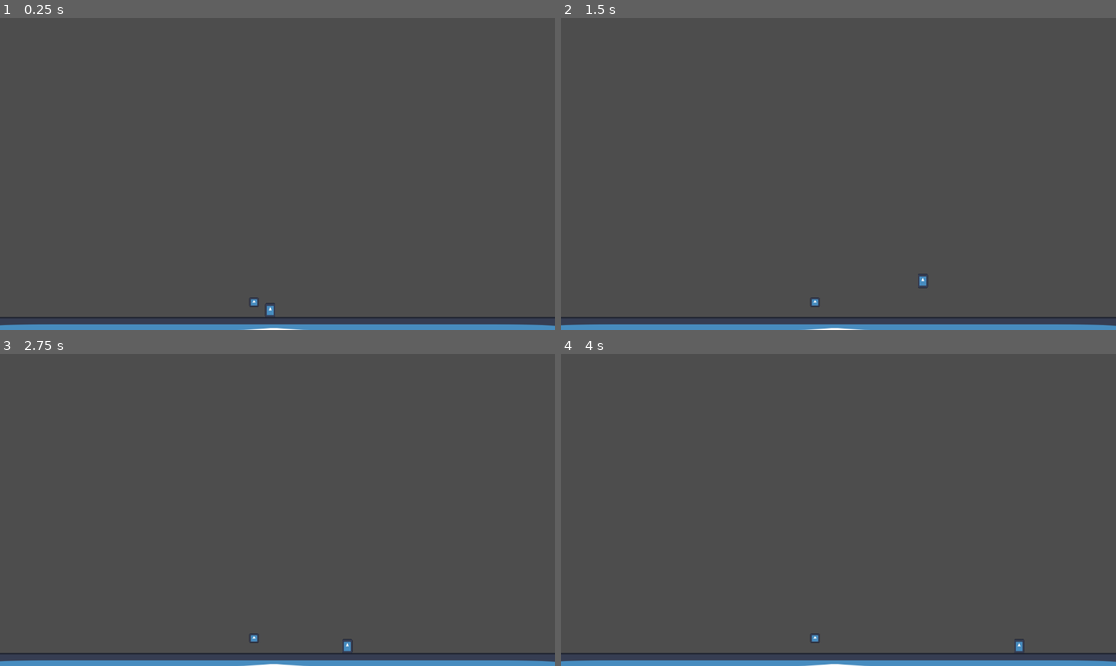
Above: before the commit, frames 1-4 (two rows, left to right).
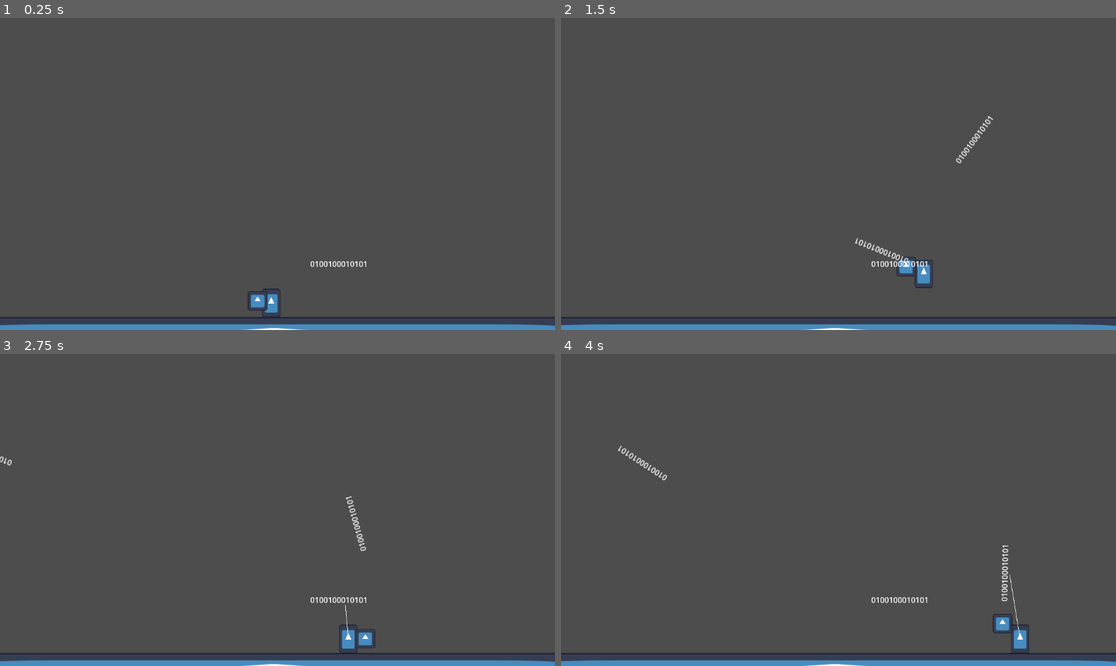
Above: after the commit, the same moments.

Repository: ericlamkf/macamYes-GameJam-2026
Game: Godot game, scene res://scenes/Main.tscn
The game is run twice, just before and just after one commit, with the same random seed, the same clock (stepped at 60 frames per second) and the same inputs. The engine's default icon, where the game draws it, is replaced by a stand-in: a white triangle on a blue panel in a dark square.
Inputs (mouse positions are in pixels of both pictures, inside the frame that each line leads up to):
- Up to frame 1 (0.25 s): no input
- Up to frame 2 (1.5 s): tap Enter at 0.5 s; move the mouse to (960, 158) at 0.52 s; hold C (copy, bound only after the commit) 0.53-1.28 s; hold D (move_right) from 0.53 s (still down); tap Space (jump) at 0.77 s; tap V (paste, bound only after the commit) at 0.8, 1.35 s; move the mouse to (727, 189) at 1.27 s
- Up to frame 3 (2.75 s): tap Space (jump) at 1.52 s; tap C (copy, bound only after the commit) at 1.55 s; move the mouse to (333, 441) at 2.02 s; release D (move_right) at 2.03 s; hold A (move_left) from 2.03 s (still down); hold C (copy, bound only after the commit) from 2.03 s (still down); tap V (paste, bound only after the commit) at 2.3 s
- Up to frame 4 (4 s): move the mouse to (810, 572) at 2.77 s; release A (move_left) at 2.78 s; release C (copy, bound only after the commit) at 2.78 s; hold D (move_right) from 2.78 s (still down); tap V (paste, bound only after the commit) at 2.85, 3.8 s; tap Space (jump) at 3.02, 3.77 s; tap C (copy, bound only after the commit) at 3.05 s; move the mouse to (1005, 556) at 3.52 s; hold C (copy, bound only after the commit) from 3.53 s (still down)

The runs differ from the first frame. In frame 1, 0.4% of the frame differs, in the area x 44-66%, y 77-96%; in frame 2, 0.7%; in frame 3, 0.6%; in frame 4, 0.7%, in the area x 10-85%, y 29-96%.

Commit message:
Done with copy and paste function

Diff:
--- a/project.godot
+++ b/project.godot
@@ -36,6 +36,16 @@
 "events": [Object(InputEventKey,"resource_local_to_scene":false,"resource_name":"","device":-1,"window_id":0,"alt_press …(191 unchanged characters)…
 ]
 }
+copy={
+"deadzone": 0.2,
+"events": [Object(InputEventKey,"resource_local_to_scene":false,"resource_name":"","device":-1,"window_id":0,"alt_pressed":false,"shift_pressed":false,"ctrl_pressed":false,"meta_pressed":false,"pressed":false,"keycode":0,"physical_keycode":67,"key_label":0,"unicode":99,"location":0,"echo":false,"script":null)
+]
+}
+paste={
+"deadzone": 0.2,
+"events": [Object(InputEventKey,"resource_local_to_scene":false,"resource_name":"","device":-1,"window_id":0,"alt_pressed":false,"shift_pressed":false,"ctrl_pressed":false,"meta_pressed":false,"pressed":false,"keycode":0,"physical_keycode":86,"key_label":0,"unicode":118,"location":0,"echo":false,"script":null)
+]
+}
 
 [physics]
 
--- a/scenes/CtrlEntity.tscn
+++ b/scenes/CtrlEntity.tscn
@@ -4,17 +4,19 @@
 [ext_resource type="Script" uid="uid://b5ft163ay3k7" path="res://scripts/ctrl_entity.gd" id="1_jsegu"]
 
 [sub_resource type="RectangleShape2D" id="RectangleShape2D_jsegu"]
+size = Vector2(40, 40)
 
 [node name="CtrlEntity" type="Node2D" unique_id=1472873674]
 script = ExtResource("1_jsegu")
-max_distance = 100
+max_distance = 300
 
 [node name="Sprite2D" type="Sprite2D" parent="." unique_id=554272119]
-position = Vector2(0.24999952, 0.24999952)
-scale = Vector2(0.15234378, 0.15234378)
+position = Vector2(9.536743e-07, -1.9073486e-06)
+scale = Vector2(0.31640628, 0.31640628)
 texture = ExtResource("1_icklf")
 
 [node name="Area2D" type="Area2D" parent="." unique_id=206881073]
+collision_layer = 0
 
 [node name="CollisionShape2D" type="CollisionShape2D" parent="Area2D" unique_id=1246463704]
 shape = SubResource("RectangleShape2D_jsegu")
--- a/scenes/Main.tscn
+++ b/scenes/Main.tscn
@@ -1,9 +1,10 @@
 [gd_scene format=3 uid="uid://pq7nwpyyln4r"]
 
-[ext_resource type="Script" uid="uid://kwvljhm2wnsh" path="res://scenes/main.gd" id="1_rarhs"]
+[ext_resource type="Script" uid="uid://kwvljhm2wnsh" path="res://scripts/main.gd" id="1_rarhs"]
 [ext_resource type="Texture2D" uid="uid://bhnkce5yr8d5j" path="res://icon.svg" id="1_rvslj"]
 [ext_resource type="PackedScene" uid="uid://c3bjoo3c8dlib" path="res://scenes/Player.tscn" id="2_0bbpv"]
 [ext_resource type="PackedScene" uid="uid://bh1nk2xun13s5" path="res://scenes/CtrlEntity.tscn" id="3_0bbpv"]
+[ext_resource type="PackedScene" uid="uid://bdrps8k1cu7ho" path="res://scenes/Projectile.tscn" id="5_vcsgt"]
 
 [sub_resource type="RectangleShape2D" id="RectangleShape2D_rarhs"]
 size = Vector2(1703.5, 28)
@@ -24,7 +25,10 @@
 shape = SubResource("RectangleShape2D_rarhs")
 
 [node name="Player" parent="." unique_id=1421281123 instance=ExtResource("2_0bbpv")]
-position = Vector2(-1, 14)
+position = Vector2(1, 1)
 
 [node name="CtrlEntity" parent="." unique_id=908876274 instance=ExtResource("3_0bbpv")]
-position = Vector2(-35, 1)
+position = Vector2(-51, -5)
+
+[node name="Projectile" parent="." unique_id=1952188133 instance=ExtResource("5_vcsgt")]
+position = Vector2(142, -78)
--- a/scenes/Player.tscn
+++ b/scenes/Player.tscn
@@ -4,16 +4,21 @@
 [ext_resource type="Script" uid="uid://dfa3djatwcghi" path="res://scripts/player.gd" id="1_v6fml"]
 
 [sub_resource type="CapsuleShape2D" id="CapsuleShape2D_v6fml"]
+radius = 19.0
+height = 60.0
 
 [node name="Player" type="CharacterBody2D" unique_id=1421281123]
 script = ExtResource("1_v6fml")
 
-[node name="AnimatedSprite2D" type="AnimatedSprite2D" parent="." unique_id=1819580125]
-
 [node name="Sprite2D" type="Sprite2D" parent="." unique_id=697931370]
-position = Vector2(0, 3.5762787e-07)
-scale = Vector2(0.1640625, 0.23437503)
+scale = Vector2(0.30078125, 0.4609375)
 texture = ExtResource("1_p0vlq")
 
 [node name="CollisionShape2D" type="CollisionShape2D" parent="." unique_id=689318375]
 shape = SubResource("CapsuleShape2D_v6fml")
+
+[node name="RayCast2D" type="RayCast2D" parent="." unique_id=1238663318]
+collide_with_areas = true
+
+[node name="Line2D" type="Line2D" parent="." unique_id=1179121475]
+width = 1.0
--- /dev/null
+++ b/scenes/Projectile.tscn
@@ -0,0 +1,22 @@
+[gd_scene format=3 uid="uid://bdrps8k1cu7ho"]
+
+[ext_resource type="Script" uid="uid://cod7qpu3ecwxr" path="res://scenes/projectile.gd" id="1_dprbf"]
+
+[sub_resource type="RectangleShape2D" id="RectangleShape2D_6ku62"]
+size = Vector2(119, 20)
+
+[node name="Projectile" type="Node2D" unique_id=1952188133]
+script = ExtResource("1_dprbf")
+
+[node name="Label" type="Label" parent="." unique_id=36930752]
+offset_left = -60.0
+offset_top = -12.0
+offset_right = 60.0
+offset_bottom = 11.0
+text = "0100100010101"
+
+[node name="Area2D" type="Area2D" parent="." unique_id=814716795]
+
+[node name="CollisionShape2D" type="CollisionShape2D" parent="Area2D" unique_id=1315177284]
+position = Vector2(-1.5, 0)
+shape = SubResource("RectangleShape2D_6ku62")
--- /dev/null
+++ b/scenes/projectile.gd
@@ -0,0 +1,23 @@
+extends Node2D
+
+@export var speed = 10.0
+
+func get_clipboard_data():
+	return {
+		"scene": preload("res://scenes/Projectile.tscn"),
+		"type": "projectile"
+	}
+
+var started = false
+var vector
+
+func shoot(direction, position):
+	global_position = position
+	vector = direction
+	look_at(global_position + vector)
+	vector = direction * speed
+	started = true
+
+func _physics_process(delta):
+	if(started):
+		position += vector
--- a/scripts/ctrl_entity.gd
+++ b/scripts/ctrl_entity.gd
@@ -21,12 +21,10 @@
 	if global_position.distance_to(player.global_position) <= 30:
 		return
 
-	#
-	#global_position = global_position.lerp(
-	#	player.global_position,
-	#	follow_speed * delta
-	#)
-	#
+	global_position = global_position.lerp(
+		player.global_position,
+		follow_speed * delta
+	)
 
 func check_detach():
 	if global_position.distance_to(player.global_position) > max_distance:
--- a/scripts/player.gd
+++ b/scripts/player.gd
@@ -4,8 +4,12 @@
 @export var jump_force = -400
 @export var gravity = 900
 
+@onready var copy_ray = $RayCast2D
+@onready var aim_line = $Line2D
+
 var controls_inverted_signal = false
 var controls_inverted = false
+var view_direction
 
 func _physics_process(delta):
 	# 1. Handle Gravity
@@ -33,3 +37,44 @@
 		velocity.y = jump_force
 
 	move_and_slide()
+
+func _process(delta):
+	update_copy_ray()
+	if(Input.is_action_pressed("copy")):
+		update_aim_line()
+	else:
+		aim_line.points = []
+
+	if(Input.is_action_just_pressed("paste")):
+		paste()
+
+func paste():
+	var scene: PackedScene = GameState.clipboard["scene"]
+	var instance = scene.instantiate()
+	get_parent().add_child(instance)
+	instance.shoot(view_direction, global_position)
+
+func update_copy_ray():
+	var mouse_pos = get_global_mouse_position()
+	view_direction = (mouse_pos - global_position).normalized()
+	copy_ray.target_position = view_direction * 300  # max range
+
+func update_aim_line():
+	var start = Vector2.ZERO
+	var end = copy_ray.target_position
+
+	if copy_ray.is_colliding():
+		end = to_local(copy_ray.get_collision_point())
+
+	aim_line.points = [start, end]
+
+func _input(event):
+	if event.is_action_pressed("copy"):
+		try_copy()
+
+func try_copy():
+	if copy_ray.is_colliding():
+		var target = copy_ray.get_collider().get_parent()
+		if target.has_method("get_clipboard_data"):
+			GameState.clipboard = target.get_clipboard_data()
+			print("Copied:", target.name)
Not shown, added: scenes/projectile.gd.uid
Renamed: scenes/main.gd -> scripts/main.gd
Renamed: scenes/main.gd.uid -> scripts/main.gd.uid
